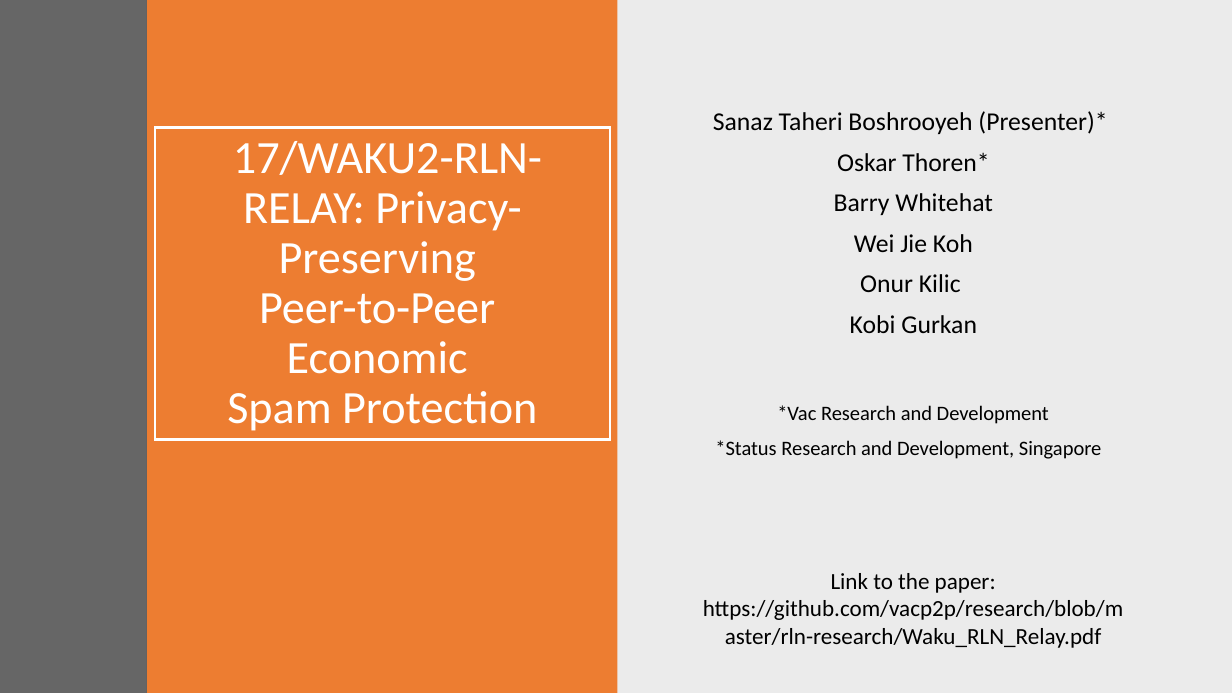
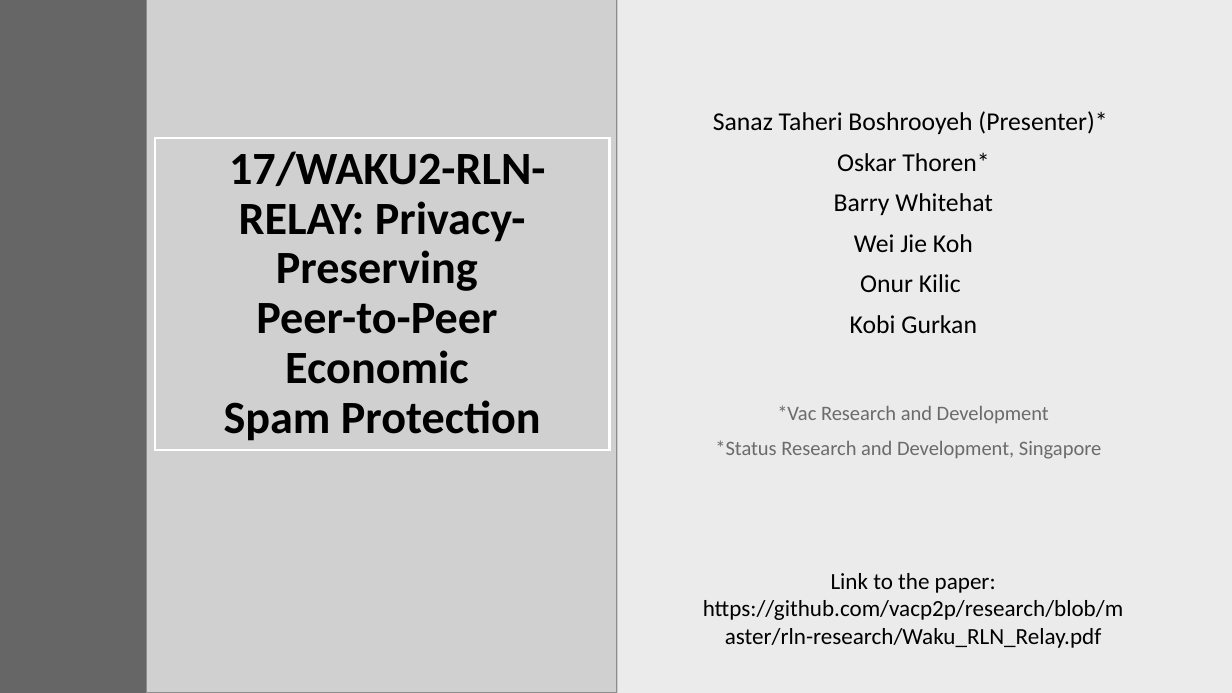
Before and after one commit to vacp2p/research, a slide deck: slide 1 of rln-research/presentations/11-2021-Tokenmics-Waku-rln-relay.pptx. Drawn at 1232x693 pixels with LibreOffice and Linux fonts; fonts in the diff are those of the drawing; grey boxes stand for pictures. Boxes give left, top, right and bottom in pixels: in the first picture for what was removed or moved away, otherwise in the second. Text is boxed around its words. In the diff, an @@ line names an element or a change of style, - is before the commit and + after.

Commit message:
changes the color theme

```diff
--- a/rln-research/presentations/11-2021-Tokenmics-Waku-rln-relay.pptx
+++ b/rln-research/presentations/11-2021-Tokenmics-Waku-rln-relay.pptx
@@ picture added at box(146, 0, 616, 693) @@
@@ title "17/WAKU2-RLN-RELAY: Privacy-Preserving Peer-to-Peer Economic ...": place and size @@
-title "17/WAKU2-RLN-RELAY: Privacy-Preserving Peer-to-Peer Economic ..." at box(155, 128, 610, 440)
+title "17/WAKU2-RLN-RELAY: Privacy-Preserving Peer-to-Peer Economic ..." at box(155, 138, 610, 450)
@@ title "17/WAKU2-RLN-RELAY: Privacy-Preserving Peer-to-Peer Economic ..." at box(155, 138, 610, 450): text colour #FFFFFF to #000000, bold on @@
@@ subtitle "*Vac Research and Development" at box(715, 405, 1102, 459): text colour #000000 to #6B6B6B @@
```
